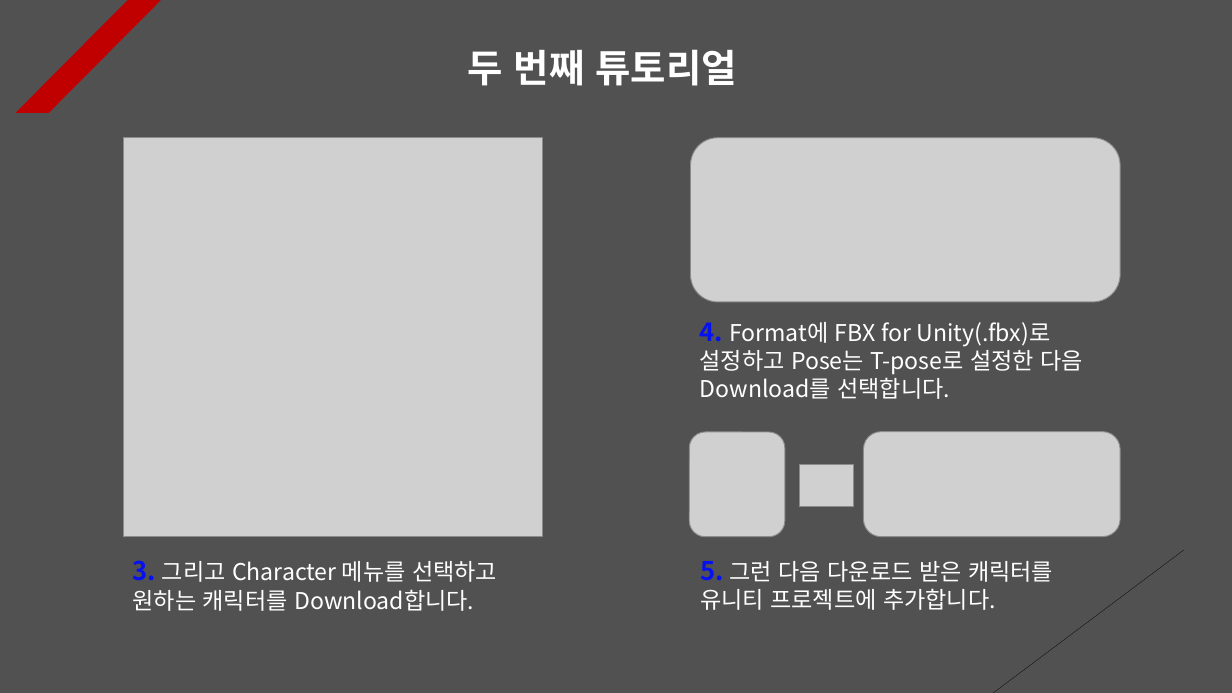
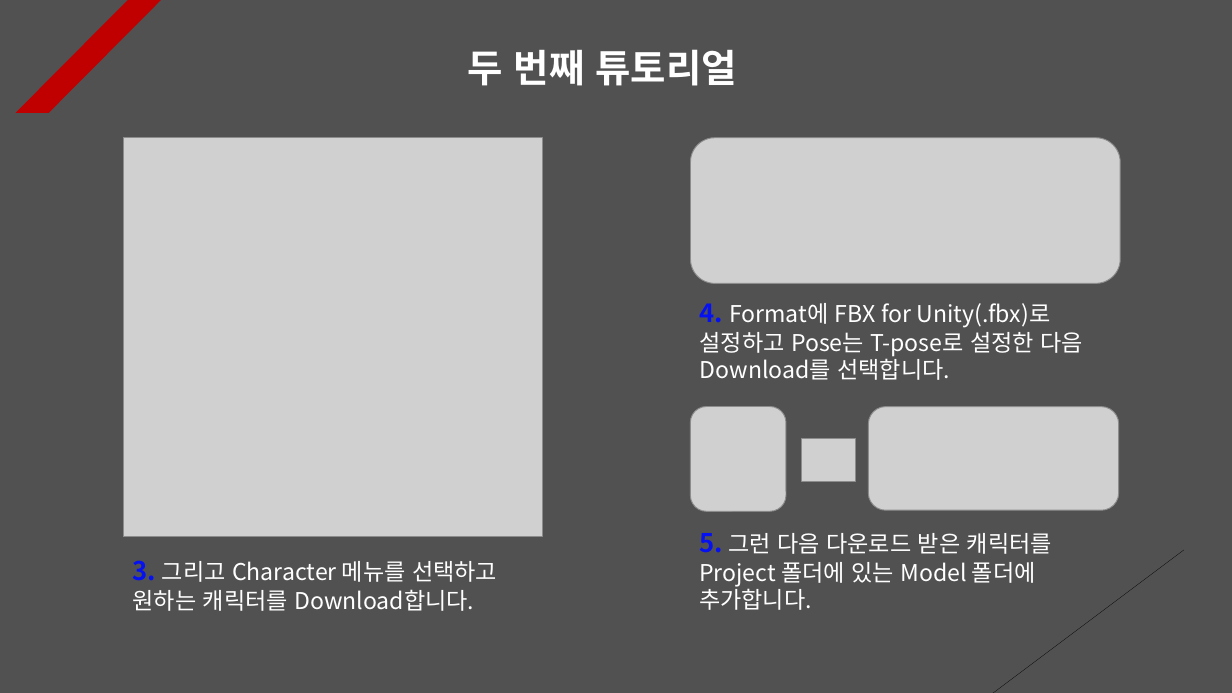
Before and after one commit to Unity2033/3D-UnityEngine, a slide deck: slide 2 of Assets/Class/Animator/PPT Data/Animator Example.pptx. Drawn at 1232x693 pixels with LibreOffice and Linux fonts; fonts in the diff are those of the drawing; grey boxes stand for pictures. Boxes give left, top, right and bottom in pixels: in the first picture for what was removed or moved away, otherwise in the second. Text is boxed around its words. In the diff, an @@ line names an element or a change of style, - is before the commit and + after.

```diff
--- a/Assets/Class/Animator/PPT Data/Animator Example.pptx
+++ b/Assets/Class/Animator/PPT Data/Animator Example.pptx
@@ picture: place and size @@
-picture at <box>690,138,1120,302</box>
+picture at <box>690,138,1120,284</box>
@@ text "4. Format에 FBX for Unity(.fbx)로 ...": place and size @@
-text "4. Format에 FBX for Unity(.fbx)로 ..." at <box>700,322,1083,399</box>
+text "4. Format에 FBX for Unity(.fbx)로 ..." at <box>700,303,1083,380</box>
@@ picture: place and size @@
-picture at <box>689,432,785,536</box>
+picture at <box>690,407,786,511</box>
@@ picture: place and size @@
-picture at <box>864,432,1121,537</box>
+picture at <box>869,407,1119,510</box>
@@ picture: place and size @@
-picture at <box>799,464,853,506</box>
+picture at <box>802,439,856,482</box>
@@ text at <box>699,533,1052,610</box>: text changed @@
-5. 그런 다음 다운로드 받은 캐릭터를 유니티 프로젝트에 추가합니다.
+5. 그런 다음 다운로드 받은 캐릭터를 Project 폴더에 있는 Model 폴더에 추가합니다.
```
Also in this commit, not shown: 11 other slides changed, 1 slide added, 1 slide removed, 46 other files.
